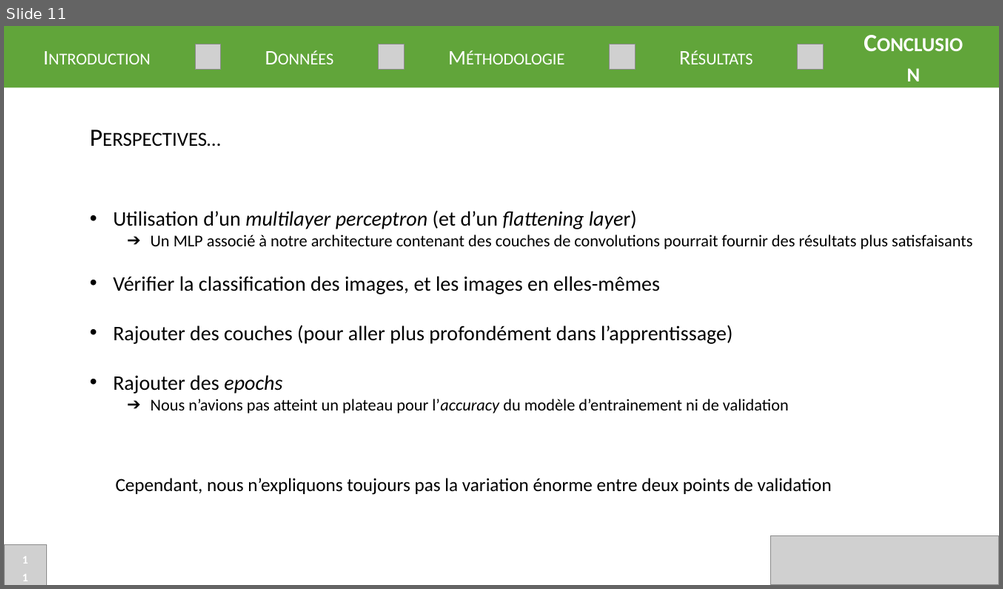
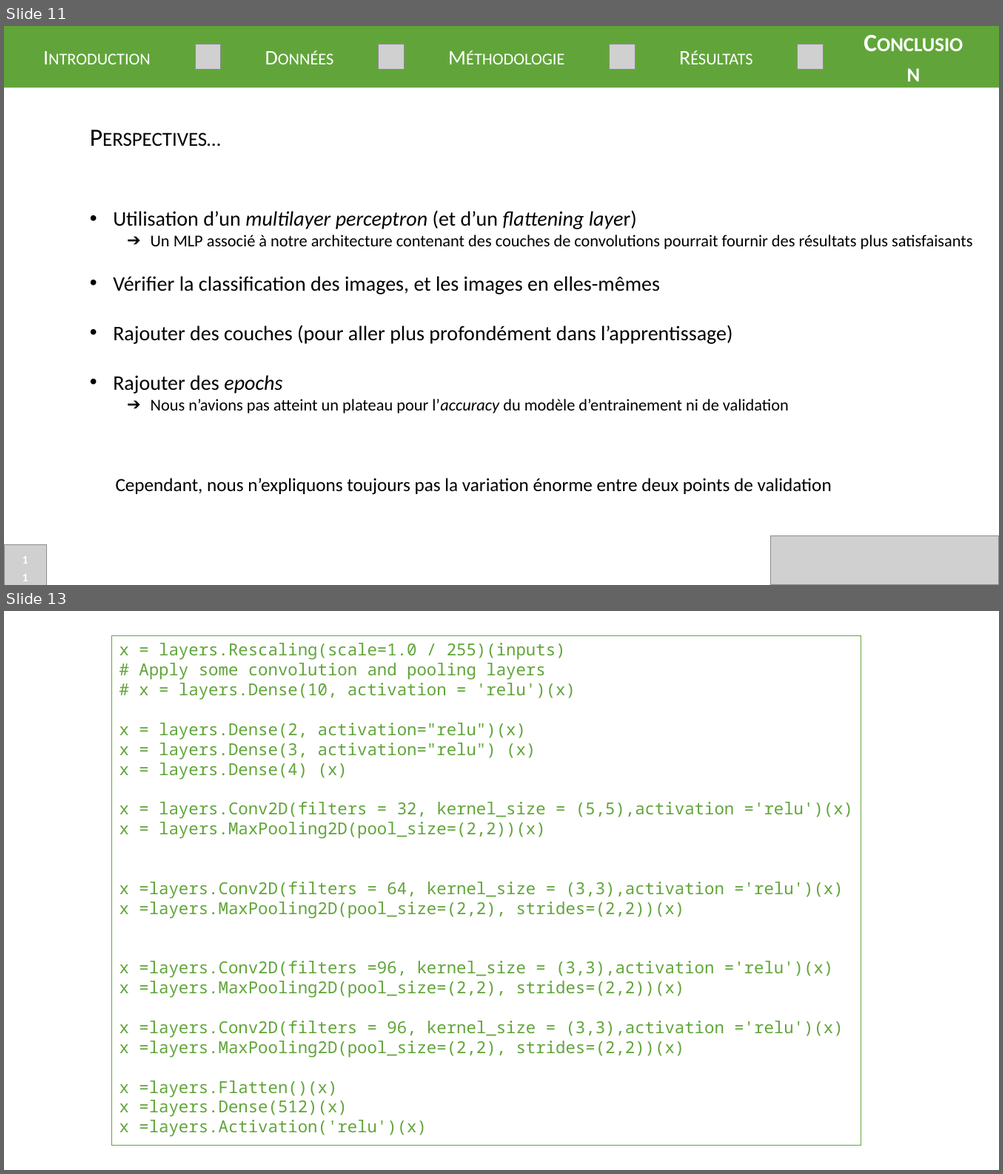
Before and after one commit to Easill/ML_photo, a slide deck: presentation.pptx. Shown one above the other, each under a label of ours: slide 11 before the commit, slides 11 and 13 after it; the slides between them are not shown. The pictures are 1003x589 and 1003x1174 pixels, drawn with LibreOffice and Linux fonts; fonts in the diff are those of the drawing; grey boxes stand for pictures. Boxes give left, top, right and bottom in pixels: in the first picture for what was removed or moved away, otherwise in the second. Text is boxed around its words. In the diff, an @@ line names an element or a change of style, - is before the commit and + after.

```diff
--- a/presentation.pptx
+++ b/presentation.pptx
@@ slide 13 added at [4, 611, 999, 1170], background #FFFFFF @@
@@ rectangle added at [112, 635, 861, 1145], outline #61A53A 0.75 pt, 16 pt, text #61A53A @@
+x = layers.Rescaling(scale=1.0 / 255)(inputs)
+# Apply some convolution and pooling layers
+# x = layers.Dense(10, activation = 'relu')(x)
+x = layers.Dense(2, activation="relu")(x)
+x = layers.Dense(3, activation="relu") (x)
+x = layers.Dense(4) (x)
+x = layers.Conv2D(filters = 32, kernel_size = (5,5),activation ='relu')(x)
+x = layers.MaxPooling2D(pool_size=(2,2))(x)
+x =layers.Conv2D(filters = 64, kernel_size = (3,3),activation ='relu')(x)
+x =layers.MaxPooling2D(pool_size=(2,2), strides=(2,2))(x)
+x =layers.Conv2D(filters =96, kernel_size = (3,3),activation ='relu')(x)
+x =layers.MaxPooling2D(pool_size=(2,2), strides=(2,2))(x)
+x =layers.Conv2D(filters = 96, kernel_size = (3,3),activation ='relu')(x)
+x =layers.MaxPooling2D(pool_size=(2,2), strides=(2,2))(x)
+x =layers.Flatten()(x)
+x =layers.Dense(512)(x)
+x =layers.Activation('relu')(x)
```
Also in this commit, not shown: 3 slides changed.
